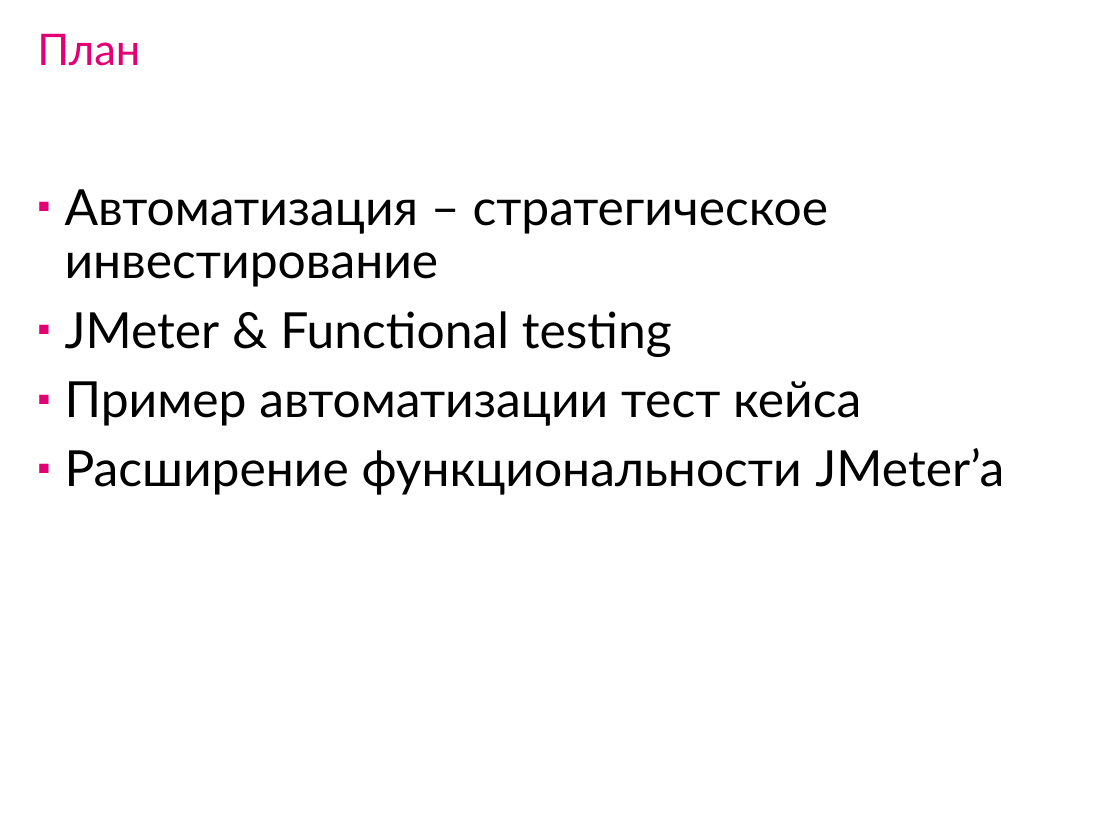
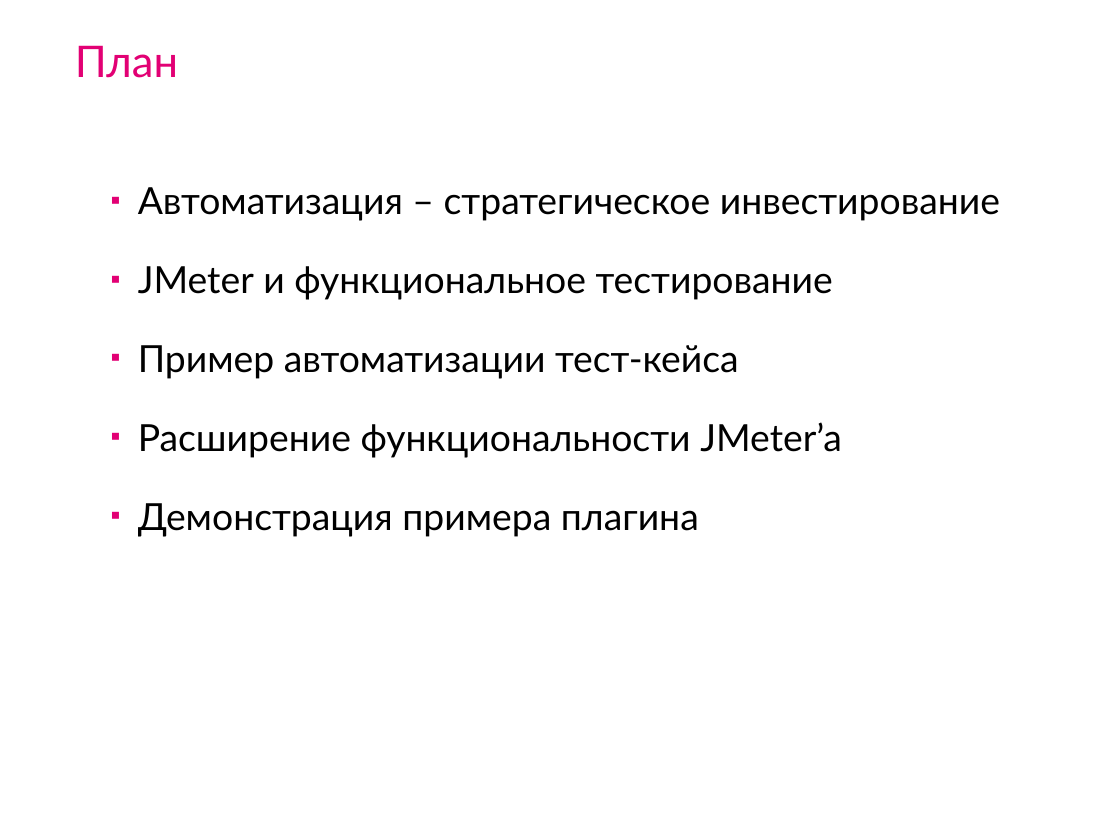
Before and after one commit to IvanCS/JMeterAvtoTestingDemo, a slide deck: slide 2 of documents/presentation.ppt. Drawn at 1120x840 pixels with LibreOffice and Linux fonts; fonts in the diff are those of the drawing; background and template pictures are left out. Boxes give left, top, right and bottom in pixels: in the first picture for what was removed or moved away, otherwise in the second. Text is boxed around its words. In the diff, an @@ line names an element or a change of style, - is before the commit and + after.

```diff
--- a/documents/presentation.ppt
+++ b/documents/presentation.ppt
@@ title "План": place and size @@
-title "План" at <box>37,33,140,66</box>
+title "План" at <box>75,45,178,78</box>
@@ text "Автоматизация – стратегическое инвестирование": place and size @@
-text "Автоматизация – стратегическое инвестирование" at <box>65,189,1004,495</box>
+text "Автоматизация – стратегическое инвестирование" at <box>138,187,1000,537</box>
@@ text at <box>138,187,1000,458</box>: size 32 to 24 pt in "Автоматизация – стратегическое инвестирование", "Расширение функциональности JMeter’a"; line spacing 0.9 to 1.5; less space between paragraphs @@
@@ text at <box>138,266,833,379</box>: text changed; size 32 to 24 pt @@
-▪ JMeter & Functional testing
-▪ Пример автоматизации тест кейса
+▪ JMeter и функциональное тестирование
+▪ Пример автоматизации тест-кейса
@@ text at <box>138,503,699,537</box>: paragraph added @@
+▪ Демонстрация примера плагина
```
Also in this commit, not shown: 20 other slides changed, 1 slide added, 5 slides removed, 10 other files.
